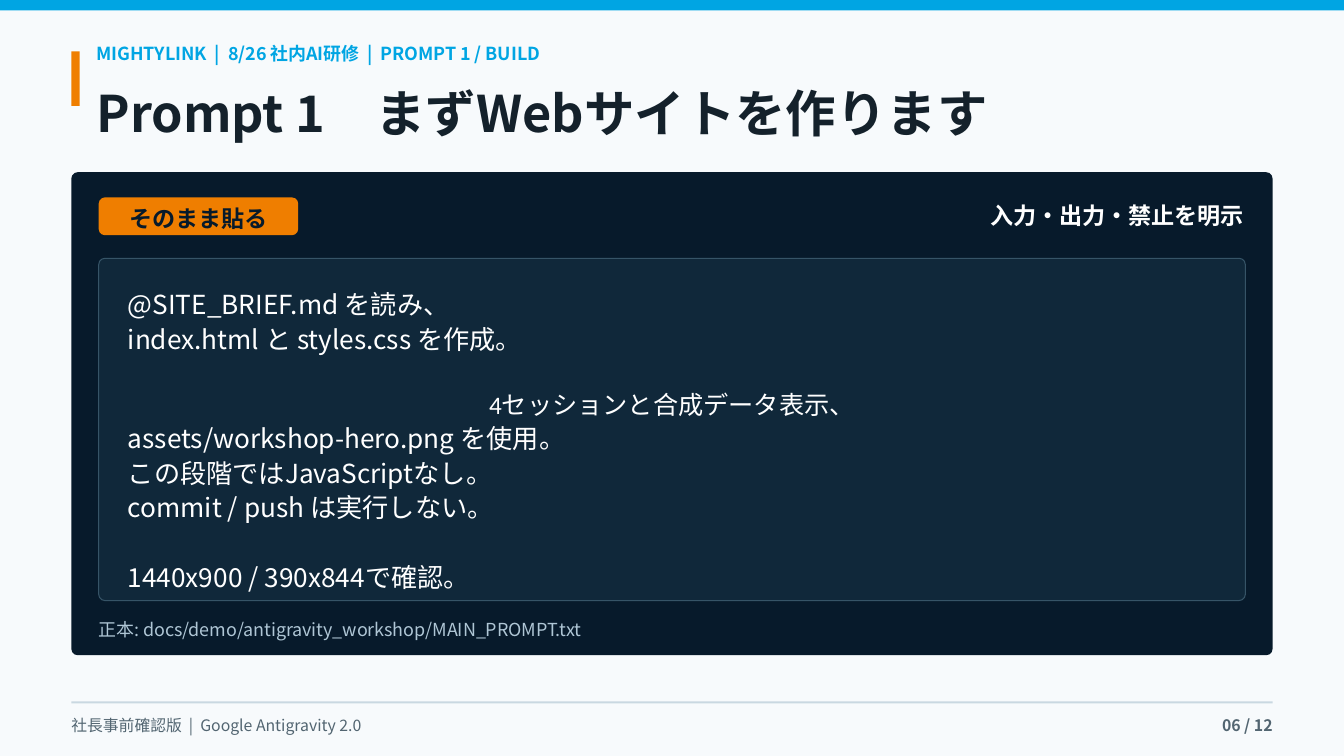
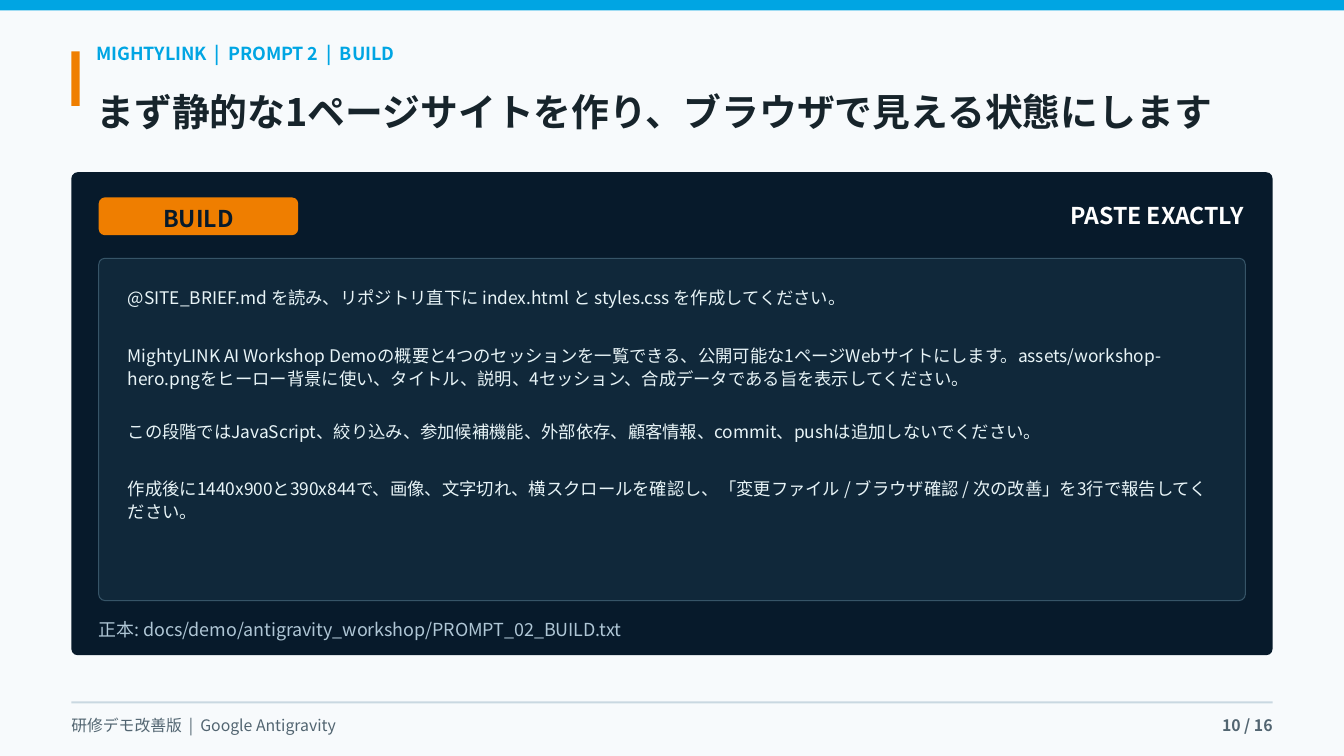
Before and after one commit to kanta13jp1/mighty-link-ai-connect, a slide deck: slide 10 of exports/mighty_skill_bridge_antigravity_user_guide_2026.pptx (slide 6 before the commit). Drawn at 1344x756 pixels with LibreOffice and Linux fonts; fonts in the diff are those of the drawing; background and template pictures are left out. Boxes give left, top, right and bottom in pixels: in the first picture for what was removed or moved away, otherwise in the second. Text is boxed around its words. In the diff, an @@ line names an element or a change of style, - is before the commit and + after.

Commit message:
feat: expand Antigravity workshop with skills workflow

```diff
--- a/exports/mighty_skill_bridge_antigravity_user_guide_2026.pptx
+++ b/exports/mighty_skill_bridge_antigravity_user_guide_2026.pptx
@@ text at box(97, 46, 394, 61): text changed @@
-MIGHTYLINK | 8/26 社内AI研修 | PROMPT 1 / BUILD
+MIGHTYLINK | PROMPT 2 | BUILD
@@ text at box(97, 93, 1212, 130): text changed; size 36 to 27 pt; text colour #14212B to #17242B @@
-Prompt 1 まずWebサイトを作ります
+まず静的な1ページサイトを作り、ブラウザで見える状態にします
@@ text in rounded rectangle at box(1070, 206, 1244, 225): text changed @@
-入力・出力・禁止を明示
+PASTE EXACTLY
@@ text in rounded rectangle at box(163, 210, 233, 228): text changed @@
-そのまま貼る
+BUILD
@@ text in rounded rectangle at box(128, 289, 1207, 519): text changed; size 18.8 to 12.4 pt; text colour #FFFFFF to #E8F4F7 @@
-@SITE_BRIEF.md を読み、
-index.html と styles.css を作成。
-4セッションと合成データ表示、
-assets/workshop-hero.png を使用。
-この段階ではJavaScriptなし。
-commit / push は実行しない。
-1440x900 / 390x844で確認。
+@SITE_BRIEF.md を読み、リポジトリ直下に index.html と styles.css を作成してください。
+MightyLINK AI Workshop Demoの概要と4つのセッションを一覧できる、公開可能な1ページWebサイトにします。assets/workshop-hero.pngをヒーロー背景に使い、タイトル、説明、4セッション、合成データである旨を表示してください。
+この段階ではJavaScript、絞り込み、参加候補機能、外部依存、顧客情報、commit、pushは追加しないでください。
+作成後に1440x900と390x844で、画像、文字切れ、横スクロールを確認し、「変更ファイル / ブラウザ確認 / 次の改善」を3行で報告してください。
@@ text at box(99, 621, 621, 641): text changed @@
-正本: docs/demo/antigravity_workshop/MAIN_PROMPT.txt
+正本: docs/demo/antigravity_workshop/PROMPT_02_BUILD.txt
@@ text at box(71, 717, 336, 735): text changed @@
-社長事前確認版 | Google Antigravity 2.0
+研修デモ改善版 | Google Antigravity
@@ text at box(1222, 719, 1273, 731): text changed @@
-06 / 12
+10 / 16
```
Also in this commit, not shown: 9 other slides changed, 6 slides added, 2 slides removed, 23 other files.
